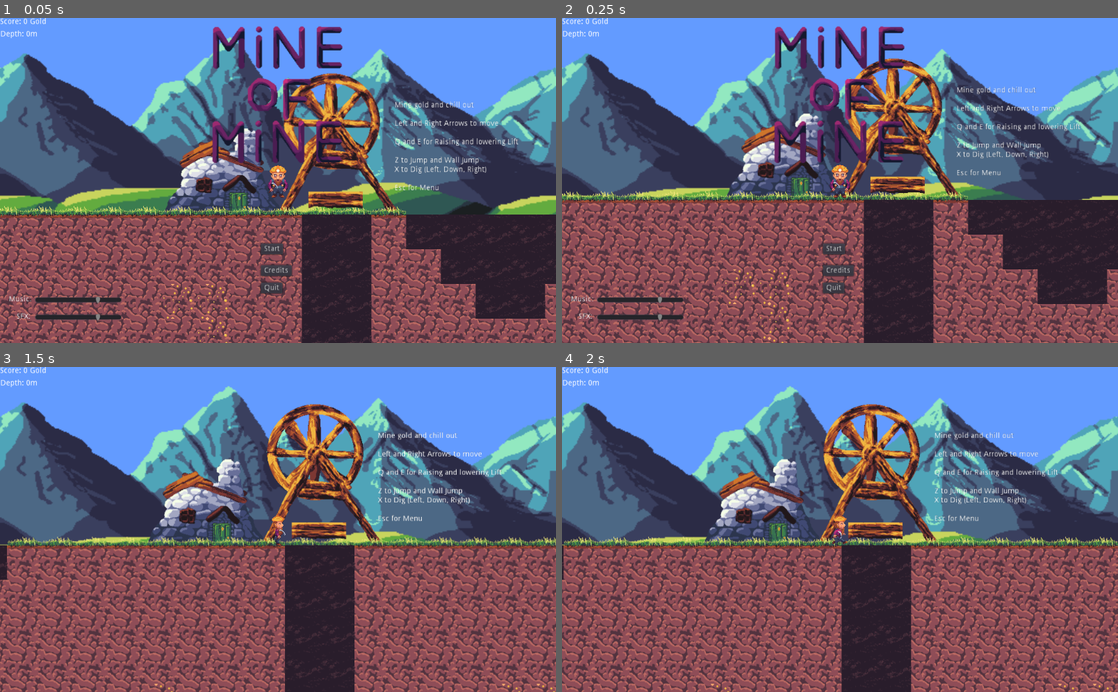
Above: before the commit, frames 1-4 (two rows, left to right).
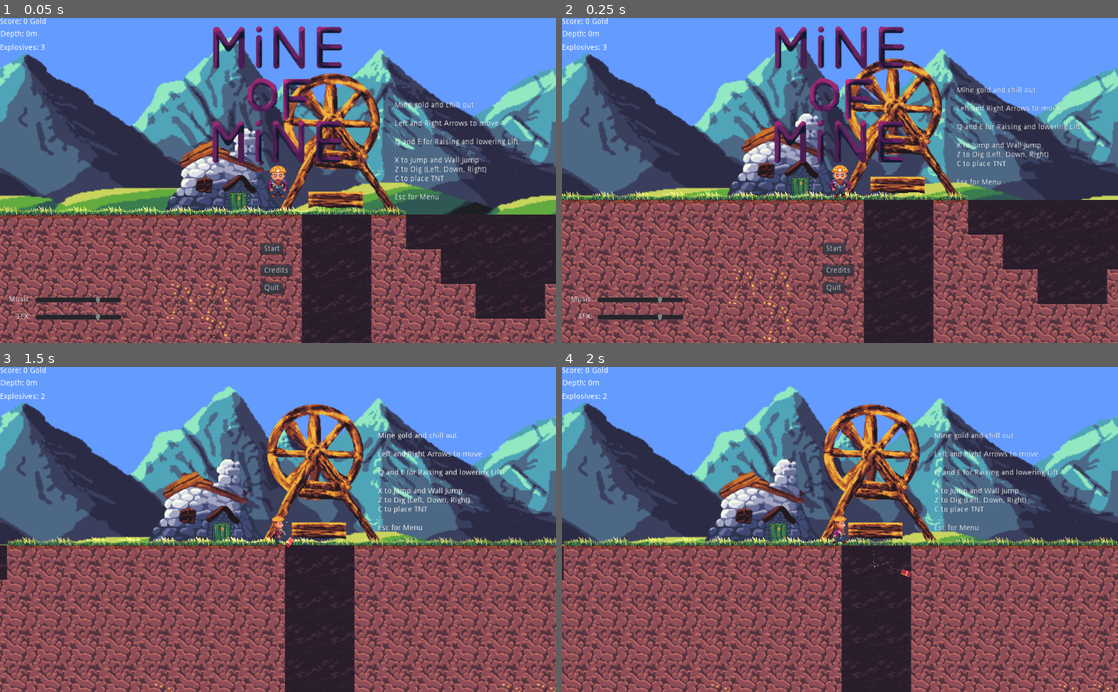
Above: after the commit, the same moments.

Repository: alexdawn/LD48
Game: Godot game, scene res://Main.tscn
Same seed, same stepped clock (60 frames per second), same inputs: the game is played once before the commit and once after it.
Inputs:
- Up to frame 1 (0.05 s): no input
- Up to frame 2 (0.25 s): no input
- Up to frame 3 (1.5 s): click "Start" at 0.5 s; tap Enter at 1.25 s; hold Right (ui_right) from 1.28 s (still down); tap C (throw, bound only after the commit) at 1.35 s
- Up to frame 4 (2 s): keep holding Right (ui_right)

The runs differ from the first frame. In frame 1, 0.5% of the frame differs, in the area x 0-80%, y 7-61%; in frame 2, 0.4%; in frame 3, 0.5%; in frame 4, 0.6%, in the area x 0-100%, y 7-98%.

Commit message:
Post compo changes

Diff:
--- a/HUD.gd
+++ b/HUD.gd
@@ -61,3 +61,7 @@
 func _on_CreditsButton_button_down():
     $Menu/Sprite.visible = !$Menu/Sprite.visible
     $Menu/Label.visible = !$Menu/Label.visible
+
+
+func _on_Player_throw(new_value):
+    $Explosives.text = 'Explosives: %d' % new_value
--- a/HUD.tscn
+++ b/HUD.tscn
@@ -22,6 +22,15 @@
 margin_right = 85.7937
 margin_bottom = 37.0173
 text = "Depth 0m"
+__meta__ = {
+"_edit_use_anchors_": false
+}
+
+[node name="Explosives" type="Label" parent="."]
+margin_top = 48.0
+margin_right = 85.0
+margin_bottom = 62.0
+text = "Explosives: 3"
 __meta__ = {
 "_edit_use_anchors_": false
 }
--- /dev/null
+++ b/Main.gd
@@ -0,0 +1,31 @@
+extends Node
+
+
+# Declare member variables here. Examples:
+# var a = 2
+# var b = "text"
+
+
+# Called when the node enters the scene tree for the first time.
+func _ready():
+    pass # Replace with function body.
+
+func _on_explode(tnt):
+    # make a hole in the map
+    $Map.handle_explode(tnt)
+
+    for tnt2 in get_tree().get_nodes_in_group("tnt"):
+        var seperation = tnt2.get_global_position() - tnt.get_global_position()
+        if seperation.length() < 128:
+            tnt2.explode()
+
+    # push player
+    var seperation = $Player.get_global_position() - tnt.get_global_position()
+    if seperation.length() < 128:
+        print(1000 * seperation.normalized())
+        $Player.apply_central_impulse(
+            5e6 * seperation.normalized() * 1 / seperation.length()
+        )
+# Called every frame. 'delta' is the elapsed time since the previous frame.
+#func _process(delta):
+#    pass
--- a/Main.tscn
+++ b/Main.tscn
@@ -10,24 +10,32 @@
 [ext_resource path="res://Art/wheel.png" type="Texture" id=8]
 [ext_resource path="res://Art/Lift.png" type="Texture" id=9]
 [ext_resource path="res://Lift.gd" type="Script" id=10]
+[ext_resource path="res://Main.gd" type="Script" id=11]
 
 [sub_resource type="RectangleShape2D" id=1]
 extents = Vector2( 50.1241, 14.8347 )
 
+[sub_resource type="OccluderPolygon2D" id=2]
+polygon = PoolVector2Array( -50.5486, -15.0241, 50.2451, -14.3942, 50.2451, 16.4739, 37.6459, 14.269, 20.007, 13.954, 13.3924, 16.1589, 1.10816, 15.214, -4.56149, 14.269, -5.8214, 15.8439, -18.7356, 13.3241, -40.1543, 12.0642, -49.2887, 15.214 )
+
 [node name="Main" type="Node"]
+script = ExtResource( 11 )
 
 [node name="Map" parent="." instance=ExtResource( 1 )]
 
 [node name="Lift" type="Node2D" parent="Map"]
+light_mask = 0
 position = Vector2( -12.3539, -184.062 )
 script = ExtResource( 10 )
 
 [node name="Sprite" type="Sprite" parent="Map/Lift"]
+light_mask = 0
 z_index = -995
 texture = ExtResource( 6 )
 offset = Vector2( -80, 0 )
 
 [node name="Sprite2" type="Sprite" parent="Map/Lift"]
+light_mask = 0
 position = Vector2( 128, 0 )
 z_index = -999
 texture = ExtResource( 7 )
@@ -36,6 +44,7 @@
 position = Vector2( 132.537, 15.131 )
 
 [node name="Sprite" type="Sprite" parent="Map/Lift/LiftWheel"]
+light_mask = 0
 position = Vector2( -9.53519, -12.7136 )
 z_index = -1000
 texture = ExtResource( 8 )
@@ -50,7 +59,11 @@
 position = Vector2( -33.7503, -205.235 )
 texture = ExtResource( 9 )
 
+[node name="LightOccluder2D" type="LightOccluder2D" parent="Map/Lift/Lift"]
+occluder = SubResource( 2 )
+
 [node name="Label" type="Label" parent="Map/Lift"]
+light_mask = 0
 margin_left = 246.855
 margin_top = -25.4271
 margin_right = 428.855
@@ -61,8 +74,9 @@
 
 Q and E for Raising and lowering Lift
 
-Z to Jump and Wall Jump
-X to Dig (Left, Down, Right)
+X to Jump and Wall Jump
+Z to Dig (Left, Down, Right)
+C to place TNT
 
 Esc for Menu"
 __meta__ = {
@@ -95,7 +109,8 @@
 
 [connection signal="collect_gold" from="Map" to="HUD" method="_on_Map_collect_gold"]
 [connection signal="hit" from="Player" to="Map" method="_on_Player_hit"]
+[connection signal="pos" from="Player" to="Map" method="_on_Player_pos"]
 [connection signal="pos" from="Player" to="HUD" method="_on_Player_pos"]
-[connection signal="pos" from="Player" to="Map" method="_on_Player_pos"]
+[connection signal="throw" from="Player" to="HUD" method="_on_Player_throw"]
 [connection signal="sfx" from="HUD" to="Player" method="_on_HUD_sfx"]
 [connection signal="sfx" from="HUD" to="Map" method="_on_HUD_sfx"]
--- a/Map.gd
+++ b/Map.gd
@@ -5,6 +5,11 @@
 var noise = OpenSimplexNoise.new()
 var generated_blocks = {"0 0": true}
 var current_block = Vector2(0, 0)
+
+
+func handle_explode(tnt):
+    destroy_tiles(tnt.get_global_position(), 3)
+
 
 func generate_block(x0, y0):
     for x in range(16):
@@ -41,7 +46,7 @@
     var map_position = $TileMap.world_to_map(pos)
     var block = Vector2(floor(map_position.x /  16), floor(map_position.y / 16))
     if current_block != block:
-        print(block)
+        #print(block)
         for i in range(-1, 2):
             for j in range(-1, 2):
                 if block.y + j >= 0 and not generated_blocks.get("%s %s" % [block.x + i, block.y + j]):
@@ -49,14 +54,33 @@
                     generated_blocks["%s %s" % [block.x + i, block.y + j]] = true
         current_block = block
 
+func destroy_tiles(pos, radius):
+    var map_position = $TileMap.world_to_map(pos)
+    var rad_square = pow(radius, 2)
+    for i in range(-radius, radius+1):
+        for j in range(-radius, radius+1):
+            #print(i, j)
+            if pow(i, 2) + pow(j, 2) <= rad_square:
+                #print("destroy")
+                if $TileMap.get_cell(map_position.x+i, map_position.y+j) in [0, 1, 3]:
+                    destroy_tiles_map_coord(
+                        Vector2(map_position.x+i, map_position.y+j),
+                        2
+                    )
+
+
 
 func destroy_tile(pos, target):
     var map_position = $TileMap.world_to_map(pos)
+    destroy_tiles_map_coord(map_position, target)
+
+
+func destroy_tiles_map_coord(map_position, target):
     if $TileMap.get_cell(map_position.x, map_position.y) == 1:
         $GoldSound.play()
         emit_signal("collect_gold")
     if $TileMap.get_cell(map_position.x, map_position.y) == 3:
-        destroy_tile(Vector2(pos.x, pos.y-1), -1) # destroy grass tile on top
+        destroy_tiles_map_coord(Vector2(map_position.x, map_position.y-1), -1) # destroy grass tile on top
     $TileMap.set_cell(map_position.x, map_position.y, target)
     $TileMapCracks.set_cell(map_position.x, map_position.y, -1)
 
--- a/Map.tscn
+++ b/Map.tscn
@@ -9,14 +9,26 @@
 [ext_resource path="res://Art/dig.wav" type="AudioStream" id=7]
 [ext_resource path="res://Art/gold.wav" type="AudioStream" id=8]
 
+[sub_resource type="OccluderPolygon2D" id=6]
+polygon = PoolVector2Array( 64, 64, 0, 64, 0, 0, 64, 0 )
+
 [sub_resource type="ConvexPolygonShape2D" id=1]
 points = PoolVector2Array( 65, 64, 0, 64, 0, 0, 65, 0 )
 
+[sub_resource type="OccluderPolygon2D" id=7]
+polygon = PoolVector2Array( 64, 64, 0, 64, 0, 0, 64, 0 )
+
 [sub_resource type="ConvexPolygonShape2D" id=2]
 points = PoolVector2Array( 64, 64, 0, 64, 0, 0, 64, 0 )
 
+[sub_resource type="OccluderPolygon2D" id=8]
+polygon = PoolVector2Array( 64, 64, 0, 64, 0, 0, 64, 0 )
+
 [sub_resource type="ConvexPolygonShape2D" id=3]
 points = PoolVector2Array( 64, 64, 0, 64, 0, 0, 64, 0 )
+
+[sub_resource type="OccluderPolygon2D" id=9]
+polygon = PoolVector2Array( 64, 64, 64, 63.3426, 52.6259, 56.9796, 29.8529, 54.6353, 13.4429, 57.6494, 0, 60.3286, 0, 64, 64, 64, 64, 64, 64, 64, 64, 64 )
 
 [sub_resource type="TileSet" id=4]
 0/name = "DirtTile.png 0"
@@ -26,6 +38,7 @@
 0/region = Rect2( 0, 0, 65, 64 )
 0/tile_mode = 0
 0/occluder_offset = Vector2( 0, 0 )
+0/occluder = SubResource( 6 )
 0/navigation_offset = Vector2( 0, 0 )
 0/shape_offset = Vector2( 0, 0 )
 0/shape_transform = Transform2D( 1, 0, 0, 1, 0, 0 )
@@ -47,6 +60,7 @@
 1/region = Rect2( 0, 0, 64, 64 )
 1/tile_mode = 0
 1/occluder_offset = Vector2( 0, 0 )
+1/occluder = SubResource( 7 )
 1/navigation_offset = Vector2( 0, 0 )
 1/shape_offset = Vector2( 0, 0 )
 1/shape_transform = Transform2D( 1, 0, 0, 1, 0, 0 )
@@ -82,6 +96,7 @@
 3/region = Rect2( 0, 64, 64, 64 )
 3/tile_mode = 0
 3/occluder_offset = Vector2( 0, 0 )
+3/occluder = SubResource( 8 )
 3/navigation_offset = Vector2( 0, 0 )
 3/shape_offset = Vector2( 0, 0 )
 3/shape_transform = Transform2D( 1, 0, 0, 1, 0, 0 )
@@ -103,6 +118,7 @@
 4/region = Rect2( 0, 0, 64, 64 )
 4/tile_mode = 0
 4/occluder_offset = Vector2( 0, 0 )
+4/occluder = SubResource( 9 )
 4/navigation_offset = Vector2( 0, 0 )
 4/shape_offset = Vector2( 0, 0 )
 4/shape_transform = Transform2D( 1, 0, 0, 1, 0, 0 )
--- a/Player.gd
+++ b/Player.gd
@@ -2,8 +2,11 @@
 
 signal hit
 signal pos
+signal throw
 export var speed = 200
 var last_motion = 'down'
+var explosives = 3
+var tnt = preload("res://TNT.tscn")
 
 func _ready():
     pass
@@ -45,6 +48,14 @@
     set_axis_velocity(velocity)
     if linear_velocity.x != 0 or linear_velocity.y != 0:
         emit_signal("pos", global_position)
+    if Input.is_action_just_released("throw") and explosives > 0:
+        var main = get_tree().current_scene
+        var tnt_instance = tnt.instance()
+        main.add_child(tnt_instance)
+        tnt_instance.set_global_position($MiningArea.get_global_position())
+        tnt_instance.set_axis_velocity(10 * $MiningArea.get_position())
+        explosives -= 1
+        emit_signal("throw", explosives)
 
 
 func _on_AnimatedSprite_animation_finished():
--- a/Player.tscn
+++ b/Player.tscn
@@ -6,6 +6,7 @@
 [ext_resource path="res://Player.gd" type="Script" id=4]
 [ext_resource path="res://Art/DigDown.png" type="Texture" id=5]
 [ext_resource path="res://Art/walk.wav" type="AudioStream" id=6]
+[ext_resource path="res://Art/light.png" type="Texture" id=7]
 [ext_resource path="res://Art/jump.wav" type="AudioStream" id=8]
 
 [sub_resource type="PhysicsMaterial" id=1]
@@ -32,63 +33,63 @@
 
 [sub_resource type="AtlasTexture" id=6]
 flags = 4
-atlas = ExtResource( 3 )
+atlas = ExtResource( 1 )
 region = Rect2( 0, 0, 64, 64 )
 
 [sub_resource type="AtlasTexture" id=7]
 flags = 4
-atlas = ExtResource( 3 )
+atlas = ExtResource( 1 )
 region = Rect2( 64, 0, 64, 64 )
 
 [sub_resource type="AtlasTexture" id=8]
 flags = 4
-atlas = ExtResource( 3 )
+atlas = ExtResource( 1 )
 region = Rect2( 128, 0, 64, 64 )
 
 [sub_resource type="AtlasTexture" id=9]
 flags = 4
 atlas = ExtResource( 1 )
-region = Rect2( 0, 0, 64, 64 )
+region = Rect2( 192, 0, 64, 64 )
 
 [sub_resource type="AtlasTexture" id=10]
 flags = 4
-atlas = ExtResource( 1 )
-region = Rect2( 64, 0, 64, 64 )
+atlas = ExtResource( 5 )
+region = Rect2( 0, 0, 64, 64 )
 
 [sub_resource type="AtlasTexture" id=11]
 flags = 4
-atlas = ExtResource( 1 )
-region = Rect2( 128, 0, 64, 64 )
+atlas = ExtResource( 5 )
+region = Rect2( 64, 0, 64, 64 )
 
 [sub_resource type="AtlasTexture" id=12]
 flags = 4
-atlas = ExtResource( 1 )
-region = Rect2( 192, 0, 64, 64 )
+atlas = ExtResource( 5 )
+region = Rect2( 128, 0, 64, 64 )
 
 [sub_resource type="AtlasTexture" id=13]
 flags = 4
 atlas = ExtResource( 5 )
-region = Rect2( 0, 0, 64, 64 )
+region = Rect2( 192, 0, 64, 64 )
 
 [sub_resource type="AtlasTexture" id=14]
 flags = 4
 atlas = ExtResource( 5 )
-region = Rect2( 64, 0, 64, 64 )
+region = Rect2( 256, 0, 64, 64 )
 
 [sub_resource type="AtlasTexture" id=15]
 flags = 4
-atlas = ExtResource( 5 )
-region = Rect2( 128, 0, 64, 64 )
+atlas = ExtResource( 3 )
+region = Rect2( 0, 0, 64, 64 )
 
 [sub_resource type="AtlasTexture" id=16]
 flags = 4
-atlas = ExtResource( 5 )
-region = Rect2( 192, 0, 64, 64 )
+atlas = ExtResource( 3 )
+region = Rect2( 64, 0, 64, 64 )
 
 [sub_resource type="AtlasTexture" id=17]
 flags = 4
-atlas = ExtResource( 5 )
-region = Rect2( 256, 0, 64, 64 )
+atlas = ExtResource( 3 )
+region = Rect2( 128, 0, 64, 64 )
 
 [sub_resource type="SpriteFrames" id=18]
 animations = [ {
@@ -97,19 +98,19 @@
 "name": "Resting",
 "speed": 5.0
 }, {
-"frames": [ SubResource( 6 ), SubResource( 7 ), SubResource( 8 ) ],
-"loop": true,
-"name": "Dig",
-"speed": 5.0
-}, {
-"frames": [ SubResource( 9 ), SubResource( 10 ), SubResource( 11 ), SubResource( 12 ) ],
+"frames": [ SubResource( 6 ), SubResource( 7 ), SubResource( 8 ), SubResource( 9 ) ],
 "loop": true,
 "name": "Walk",
 "speed": 5.0
 }, {
-"frames": [ SubResource( 13 ), SubResource( 14 ), SubResource( 15 ), SubResource( 16 ), SubResource( 17 ) ],
+"frames": [ SubResource( 10 ), SubResource( 11 ), SubResource( 12 ), SubResource( 13 ), SubResource( 14 ) ],
 "loop": true,
 "name": "DigDown",
+"speed": 5.0
+}, {
+"frames": [ SubResource( 15 ), SubResource( 16 ), SubResource( 17 ) ],
+"loop": true,
+"name": "Dig",
 "speed": 5.0
 } ]
 
@@ -130,9 +131,10 @@
 script = ExtResource( 4 )
 
 [node name="AnimatedSprite" type="AnimatedSprite" parent="."]
+light_mask = 0
 frames = SubResource( 18 )
 animation = "DigDown"
-frame = 1
+frame = 3
 playing = true
 
 [node name="CollisionShape2D" type="CollisionShape2D" parent="."]
@@ -158,5 +160,12 @@
 stream = ExtResource( 6 )
 volume_db = -10.0
 
+[node name="Light2D" type="Light2D" parent="."]
+position = Vector2( 9, 15 )
+texture = ExtResource( 7 )
+color = Color( 0.964706, 0.882353, 0.662745, 1 )
+shadow_enabled = true
+shadow_color = Color( 0, 0, 0, 0.709804 )
+
 [connection signal="animation_finished" from="AnimatedSprite" to="." method="_on_AnimatedSprite_animation_finished"]
 [connection signal="frame_changed" from="AnimatedSprite" to="." method="_on_AnimatedSprite_frame_changed"]
--- /dev/null
+++ b/TNT.gd
@@ -0,0 +1,48 @@
+extends RigidBody2D
+signal explode(tnt)
+# need to have a fuse countdown, then explode
+# make signal to destroy map
+
+# Declare member variables here. Examples:
+# var a = 2
+# var b = "text"
+var timer = Timer.new()
+var timer_flash = Timer.new()
+var is_exploding = false
+
+# Called when the node enters the scene tree for the first time.
+func _ready():
+    connect("explode",  get_tree().current_scene, "_on_explode")
+
+
+# Called every frame. 'delta' is the elapsed time since the previous frame.
+func _process(delta):
+    $FuseParticles.set_position(Vector2(0, -32 * $Fuse.time_left / $Fuse.get_wait_time()))
+
+func end_flash():
+    $ExplosionFlash.energy = 0
+
+
+func explode():
+    if not is_exploding:
+        is_exploding = true
+        emit_signal("explode", self)
+        $ExplosionFlash.energy = 10
+        $ExplosionParticles.emitting = true
+        $FuseParticles.emitting = false
+        $TNTShape.queue_free()
+        $TNTCollisionBox.queue_free()
+        $AnimatedSprite.visible = true
+        $AnimatedSprite.play()
+        self.add_child(timer)
+        self.add_child(timer_flash)
+        timer.connect("timeout", self, "queue_free")
+        timer_flash.connect("timeout", self, "end_flash")
+        timer_flash.set_wait_time(0.1)
+        timer_flash.start()
+        timer.set_wait_time(5)
+        timer.start()
+
+
+func _on_Fuse_timeout():
+    explode()
--- /dev/null
+++ b/TNT.tscn
@@ -0,0 +1,112 @@
+[gd_scene load_steps=14 format=2]
+
+[ext_resource path="res://Art/light.png" type="Texture" id=1]
+[ext_resource path="res://TNT.gd" type="Script" id=2]
+[ext_resource path="res://Art/TNT2.png" type="Texture" id=3]
+[ext_resource path="res://Art/Explosion.png" type="Texture" id=4]
+
+[sub_resource type="AtlasTexture" id=1]
+flags = 4
+atlas = ExtResource( 4 )
+region = Rect2( 0, 0, 49, 64 )
+
+[sub_resource type="AtlasTexture" id=2]
+flags = 4
+atlas = ExtResource( 4 )
+region = Rect2( 49, 0, 49, 64 )
+
+[sub_resource type="AtlasTexture" id=3]
+flags = 4
+atlas = ExtResource( 4 )
+region = Rect2( 98, 0, 49, 64 )
+
+[sub_resource type="AtlasTexture" id=4]
+flags = 4
+atlas = ExtResource( 4 )
+region = Rect2( 147, 0, 49, 64 )
+
+[sub_resource type="AtlasTexture" id=5]
+flags = 4
+atlas = ExtResource( 4 )
+region = Rect2( 196, 0, 49, 64 )
+
+[sub_resource type="AtlasTexture" id=6]
+flags = 4
+atlas = ExtResource( 4 )
+region = Rect2( 245, 0, 49, 64 )
+
+[sub_resource type="AtlasTexture" id=7]
+flags = 4
+atlas = ExtResource( 4 )
+region = Rect2( 294, 0, 49, 64 )
+
+[sub_resource type="AtlasTexture" id=8]
+flags = 4
+atlas = ExtResource( 4 )
+region = Rect2( 343, 0, 49, 64 )
+
+[sub_resource type="SpriteFrames" id=9]
+animations = [ {
+"frames": [ SubResource( 1 ), SubResource( 2 ), SubResource( 3 ), SubResource( 4 ), SubResource( 5 ), SubResource( 6 ), SubResource( 7 ), SubResource( 8 ) ],
+"loop": false,
+"name": "default",
+"speed": 20.0
+} ]
+
+[node name="TNT" type="RigidBody2D" groups=[
+"tnt",
+]]
+collision_layer = 3
+mass = 1000.0
+script = ExtResource( 2 )
+
+[node name="TNTShape" type="Sprite" parent="."]
+texture = ExtResource( 3 )
+
+[node name="TNTCollisionBox" type="CollisionPolygon2D" parent="."]
+polygon = PoolVector2Array( -4.91555, -4.0072, 5.11838, -3.85855, 5.00371, 12.9421, -4.87576, 13.0357 )
+
+[node name="ExplosionFlash" type="Light2D" parent="."]
+texture = ExtResource( 1 )
+energy = 0.0
+
+[node name="ExplosionParticles" type="CPUParticles2D" parent="."]
+emitting = false
+amount = 250
+one_shot = true
+explosiveness = 1.0
+randomness = 0.57
+local_coords = false
+emission_shape = 1
+emission_sphere_radius = 2.0
+direction = Vector2( 0, -1 )
+spread = 180.0
+gravity = Vector2( 0, -98 )
+initial_velocity = 150.0
+initial_velocity_random = 0.9
+linear_accel = -66.67
+
+[node name="FuseParticles" type="CPUParticles2D" parent="."]
+position = Vector2( 0, -32 )
+amount = 40
+explosiveness = 0.04
+randomness = 0.29
+local_coords = false
+direction = Vector2( 0, 1 )
+spread = 21.29
+gravity = Vector2( 0, -98 )
+initial_velocity = 21.51
+initial_velocity_random = 0.42
+color = Color( 0.988235, 0.984314, 0.654902, 1 )
+
+[node name="Fuse" type="Timer" parent="."]
+wait_time = 3.0
+one_shot = true
+autostart = true
+
+[node name="AnimatedSprite" type="AnimatedSprite" parent="."]
+visible = false
+position = Vector2( 0.667419, -13.6821 )
+frames = SubResource( 9 )
+
+[connection signal="timeout" from="Fuse" to="." method="_on_Fuse_timeout"]
--- a/project.godot
+++ b/project.godot
@@ -12,7 +12,6 @@
 
 config/name="DigDeep"
 run/main_scene="res://Main.tscn"
-config/icon="res://icon.png"
 
 [autoload]
 
@@ -22,6 +21,8 @@
 
 action=false
 scene=false
+display=false
+width=false
 
 [input]
 
@@ -45,6 +46,11 @@
 "events": [ Object(InputEventKey,"resource_local_to_scene":false,"resource_name":"","device":0,"alt":false,"shift":false,"control":false,"meta":false,"command":false,"pressed":false,"scancode":69,"unicode":0,"echo":false,"script":null)
  ]
 }
+throw={
+"deadzone": 0.5,
+"events": [ Object(InputEventKey,"resource_local_to_scene":false,"resource_name":"","device":0,"alt":false,"shift":false,"control":false,"meta":false,"command":false,"pressed":false,"scancode":67,"unicode":0,"echo":false,"script":null)
+ ]
+}
 
 [physics]
 
Binary file added: Art/Explosion.aseprite
Binary file added: Art/Explosion.png
Binary file added: Art/TNT2.aseprite
Binary file added: Art/TNT2.png
Not shown, added: Art/TNT2.png.import
Binary file added: Art/light.png
Not shown, added: Art/light.png.import
Not shown, added: Exports/web/MineOfMine.png.import
Not shown, added: Exports/web/favicon.png.import
Not shown, added: Exports/web/index.png.import
Not shown: 1 places in Main.tscn that only renumber resources
Not shown: 1 places in Map.tscn that only renumber resources
(and 24 more such lines)
